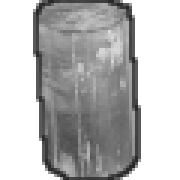
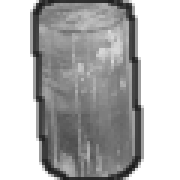
Before/after of a 180×180 layered artwork. What changed in the layer stack:
painted on "outline" over [30, 0, 144, 180]
